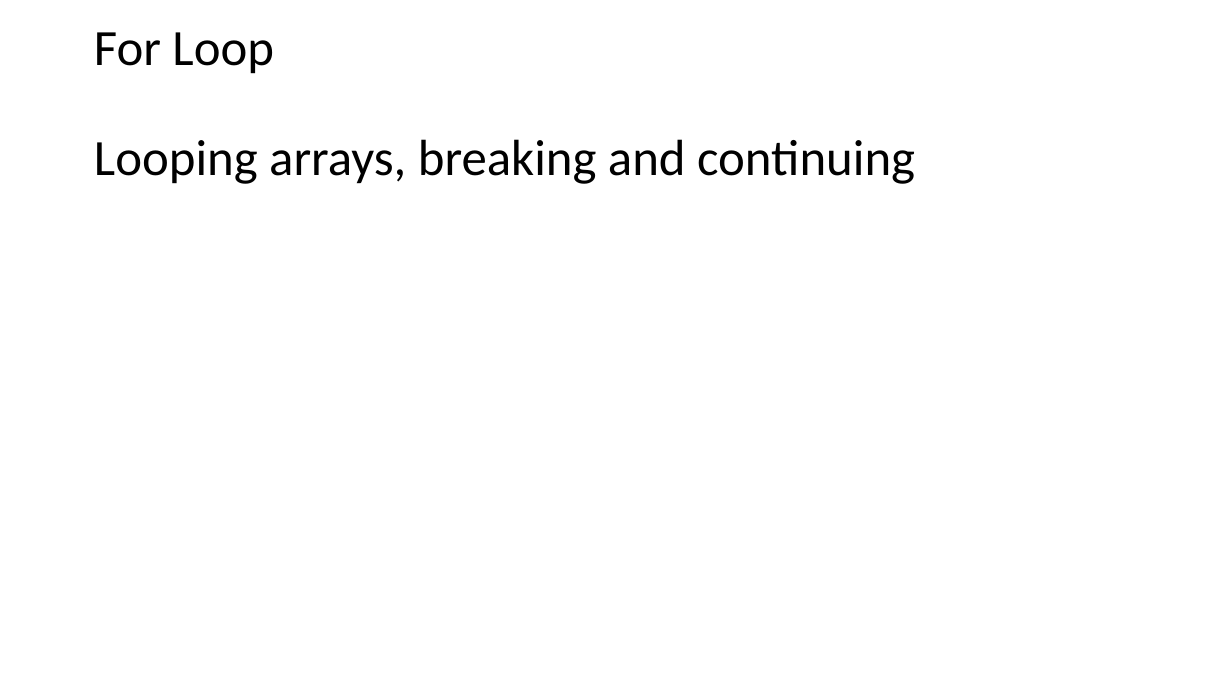
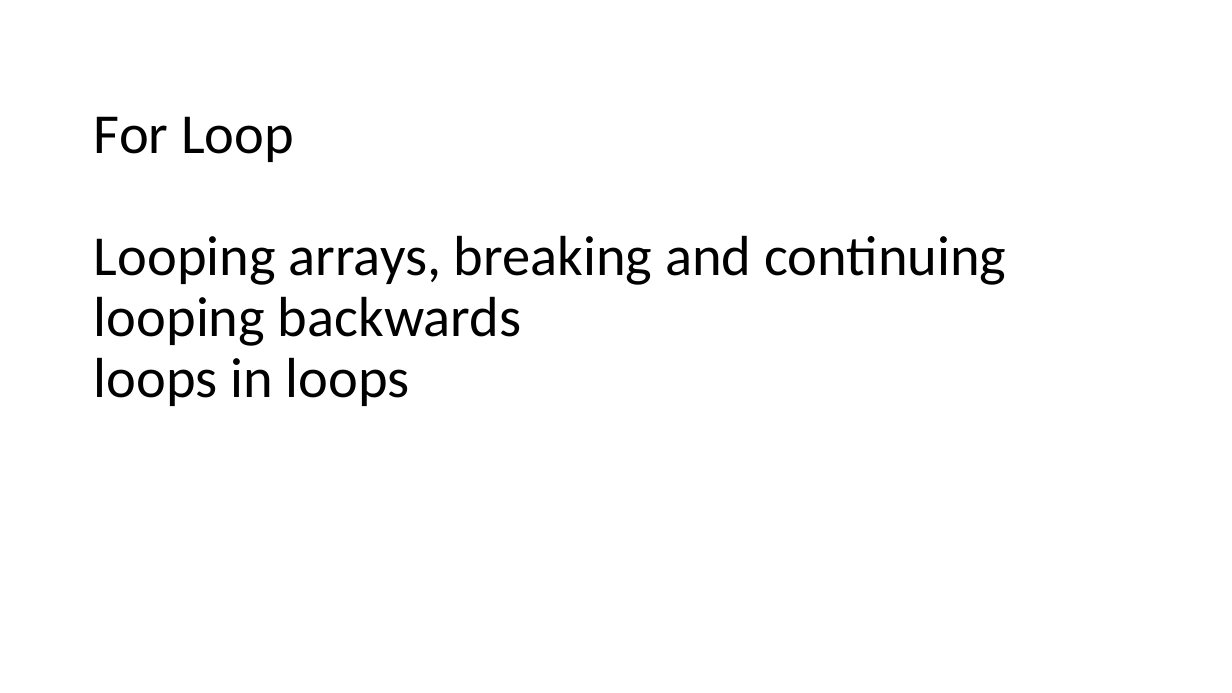
Before and after one commit to PiyushChaturvedii/Batch05, a slide deck: slide 35 of JavaScript.pptx. Drawn at 1232x693 pixels with LibreOffice and Linux fonts; fonts in the diff are those of the drawing. Boxes give left, top, right and bottom in pixels: in the first picture for what was removed or moved away, otherwise in the second. Text is boxed around its words. In the diff, an @@ line names an element or a change of style, - is before the commit and + after.

```diff
--- a/JavaScript.pptx
+++ b/JavaScript.pptx
@@ title at (94,116,1006,406): text changed; size 39.6 to 44 pt @@
-For Loop
-Looping arrays, breaking and continuing
+For Loop
+Looping arrays, breaking and continuing
+looping backwards
+loops in loops
```
Also in this commit, not shown: 7 slides added, 9 other files.
